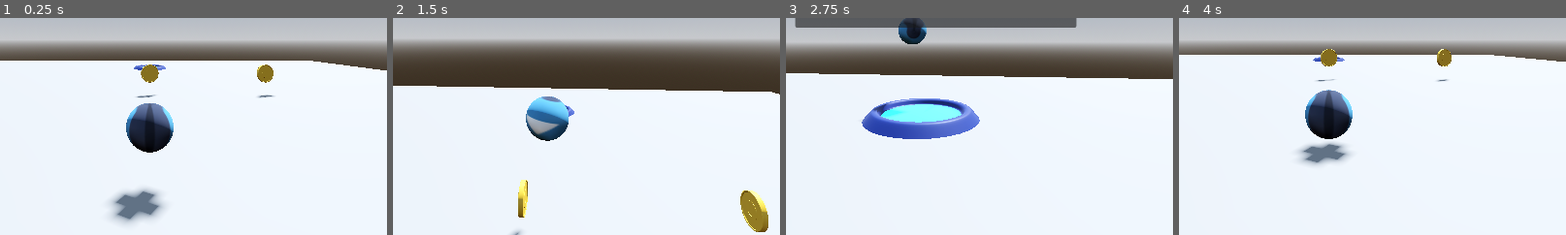
Above: before the commit, frames 1-4 (left to right).
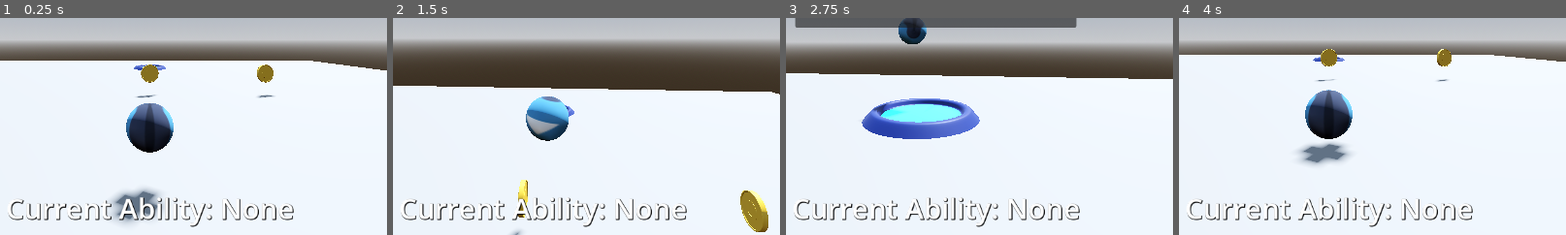
Above: after the commit, the same moments.

Repository: Shuntoon/Marble3D_Project_FIles
Game: Godot game, scene res://Levels/level_1.tscn
Two runs of this game, one before a commit and one after it. Both use one fixed random seed, a clock stepped at 60 frames per second and the inputs below. The engine's default icon, where the game draws it, is replaced by a stand-in: a white triangle on a blue panel in a dark square.
Inputs (mouse positions are % of the whole screen's width and height, from its top left):
- Up to frame 1 (0.25 s): no input
- Up to frame 2 (1.5 s): move the mouse to (55, 50) at 0.52 s; hold W (forward) from 0.53 s (still down); tap Space (jump) at 0.77 s; move the mouse to (45, 50) at 1.27 s
- Up to frame 3 (2.75 s): keep holding W (forward); tap Space (jump) at 1.52 s; move the mouse to (52, 48) at 2.02 s
- Up to frame 4 (4 s): release W (forward) at 2.75 s; click "Restart" at 2.75 s; click "Restart" at 3.5 s
The pictures show only the part of the screen within x 31-81%, y 45-95%; the shares and areas given below are measured in that part.

The runs differ from the first frame. In frame 1, 2.1% of the frame differs, in the area x 2-76%, y 82-97%; in frame 2, 1.8%; in frame 3, 1.8%; in frame 4, 1.8%.

Commit message:
Marble Tutorial 10

Diff:
--- a/GUI/PlayerHud/player_hud.tscn
+++ b/GUI/PlayerHud/player_hud.tscn
@@ -1,24 +1,49 @@
-[gd_scene load_steps=3 format=3 uid="uid://dsf3yjbqcr2hx"]
+[gd_scene load_steps=4 format=3 uid="uid://dsf3yjbqcr2hx"]
 
 [sub_resource type="GDScript" id="GDScript_jnn3s"]
 script/source = "extends Control
 class_name PlayerHUD
 
 @onready var coins_collected_label: Label = $CoinsCollectedLabel
+@onready var ability_collected_label: Label = $AbilityCollectedLabel
 
 var level_manager : LevelManager
+var player : Player
 
 func _ready() -> void:
 	level_manager = get_tree().get_first_node_in_group(\"level_manager\")
 	level_manager.connect(\"coin_collected\", _on_coin_collected)
 	coins_collected_label.text = \"Coins: %s/%s\" % [level_manager.coins_collected, level_manager.max_coins]
 
+	player = get_tree().get_first_node_in_group(\"player\")
+
 func _on_coin_collected() -> void:
 	coins_collected_label.text = \"Coins: %s/%s\" % [level_manager.coins_collected, level_manager.max_coins]
+
+func _process(delta: float) -> void:
+	update_current_ability_text()
+
+func update_current_ability_text() -> void:
+	var marble : Marble = player.marble
+
+	match marble.current_ability:
+		Marble.ABILITIES.NONE:
+			ability_collected_label.text = \"Current Ability: None\"
+
+		Marble.ABILITIES.SPRING:
+			ability_collected_label.text = \"Current Ability: Spring\"
+
+		Marble.ABILITIES.PROPELLER:
+			ability_collected_label.text = \"Current Ability: Propeller\"
 "
 
 [sub_resource type="LabelSettings" id="LabelSettings_ciapx"]
 font_size = 48
+shadow_size = 2
+shadow_color = Color(0, 0, 0, 0.917647)
+
+[sub_resource type="LabelSettings" id="LabelSettings_n3bf8"]
+font_size = 42
 shadow_size = 2
 shadow_color = Color(0, 0, 0, 0.917647)
 
@@ -40,3 +65,19 @@
 offset_bottom = 55.0
 text = "Coins: 1/5"
 label_settings = SubResource("LabelSettings_ciapx")
+
+[node name="AbilityCollectedLabel" type="Label" parent="."]
+layout_mode = 1
+anchors_preset = 7
+anchor_left = 0.5
+anchor_top = 1.0
+anchor_right = 0.5
+anchor_bottom = 1.0
+offset_left = -111.5
+offset_top = -102.0
+offset_right = 111.5
+offset_bottom = -32.0
+grow_horizontal = 2
+grow_vertical = 0
+text = "Current Ability: Spring"
+label_settings = SubResource("LabelSettings_n3bf8")
--- a/Levels/level_1.tscn
+++ b/Levels/level_1.tscn
@@ -8,6 +8,7 @@
 [ext_resource type="PackedScene" uid="uid://duv6tk13a156o" path="res://Objects/DeathArea/death_area.tscn" id="4_c7v82"]
 [ext_resource type="PackedScene" uid="uid://edx7hn7q6wh7" path="res://Objects/Checkpoint/checkpoint.tscn" id="5_smqo5"]
 [ext_resource type="PackedScene" uid="uid://ddku4y1uu4sjk" path="res://GUI/NotificationContainer/notification_container.tscn" id="7_lxb2m"]
+[ext_resource type="PackedScene" uid="uid://bb48dtjcpbkyc" path="res://Objects/AbilityCollectable/ability_collectable.tscn" id="7_qlnut"]
 [ext_resource type="PackedScene" uid="uid://dsf3yjbqcr2hx" path="res://GUI/PlayerHud/player_hud.tscn" id="9_mqhbe"]
 
 [sub_resource type="ProceduralSkyMaterial" id="ProceduralSkyMaterial_xm8n4"]
@@ -72,6 +73,11 @@
 [node name="Coin2" parent="Environment/Coins" instance=ExtResource("3_epqc5")]
 transform = Transform3D(1, 0, 0, 0, 1, 0, 0, 0, 1, 1.68257, 0.356581, -2.64162)
 
+[node name="Abilities" type="Node3D" parent="Environment"]
+
+[node name="AbilityCollectable" parent="Environment/Abilities" instance=ExtResource("7_qlnut")]
+transform = Transform3D(1, 0, 0, 0, 1, 0, 0, 0, 1, 2.87775, 0.457045, 0)
+
 [node name="CanvasLayer" type="CanvasLayer" parent="."]
 
 [node name="YouWinScreen" parent="CanvasLayer" instance=ExtResource("3_v8hvd")]
--- /dev/null
+++ b/Objects/AbilityCollectable/ability_collectable.gd
@@ -0,0 +1,25 @@
+extends Node3D
+class_name AbilityCollectable
+
+@onready var corkscrew: Node3D = $Corkscrew
+@onready var propeller: Node3D = $Propeller
+
+@export var ability : Marble.ABILITIES
+
+func _ready() -> void:
+	corkscrew.hide()
+	propeller.hide()
+
+	match ability:
+		Marble.ABILITIES.SPRING:
+			corkscrew.show()
+		Marble.ABILITIES.PROPELLER:
+			propeller.show()
+
+
+func _on_collection_area_body_entered(body: Node3D) -> void:
+	if body.owner.is_in_group("player"):
+		var player : Player = body.owner
+		player.ability_collected.emit(ability)
+
+		queue_free()
--- /dev/null
+++ b/Objects/AbilityCollectable/ability_collectable.tscn
@@ -0,0 +1,25 @@
+[gd_scene load_steps=5 format=3 uid="uid://bb48dtjcpbkyc"]
+
+[ext_resource type="Script" path="res://Objects/AbilityCollectable/ability_collectable.gd" id="1_aarx2"]
+[ext_resource type="PackedScene" uid="uid://dq4ynovkde34s" path="res://Art/Meshes/Corkscrew.glb" id="1_cx60n"]
+[ext_resource type="PackedScene" uid="uid://68cg7x6rlm1b" path="res://Art/Meshes/Propeller.glb" id="2_ar865"]
+
+[sub_resource type="SphereShape3D" id="SphereShape3D_g0env"]
+radius = 0.627443
+
+[node name="AbilityCollectable" type="Node3D"]
+script = ExtResource("1_aarx2")
+ability = 1
+
+[node name="Corkscrew" parent="." instance=ExtResource("1_cx60n")]
+
+[node name="Propeller" parent="." instance=ExtResource("2_ar865")]
+transform = Transform3D(0.365, 0, 0, 0, 0.365, 0, 0, 0, 0.365, 0.366616, 0, 0)
+
+[node name="CollectionArea" type="Area3D" parent="."]
+collision_mask = 2
+
+[node name="CollisionShape3D" type="CollisionShape3D" parent="CollectionArea"]
+shape = SubResource("SphereShape3D_g0env")
+
+[connection signal="body_entered" from="CollectionArea" to="." method="_on_collection_area_body_entered"]
--- a/Objects/Player/Marble.gd
+++ b/Objects/Player/Marble.gd
@@ -7,6 +7,14 @@
 @export var finish_deceleration : float = .25
 
 @onready var camera_3d = $"../CameraContainer/HRotation/VRotation/SpringArm3D/Camera3D"
+
+enum ABILITIES {
+	NONE,
+	SPRING,
+	PROPELLER
+}
+
+var current_ability : ABILITIES = ABILITIES.NONE
 
 var grounded = false
 var can_move = true
@@ -49,3 +57,8 @@
 
 func jump():
 	apply_central_impulse(Vector3.UP * jump_power)
+
+
+func _on_player_ability_collected(ability) -> void:
+	current_ability = ability
+	pass # Replace with function body.
--- a/Objects/Player/player.gd
+++ b/Objects/Player/player.gd
@@ -2,6 +2,7 @@
 class_name Player
 
 signal level_finished
+signal ability_collected(ability : Marble.ABILITIES)
 
 @onready var marble: RigidBody3D = $Marble
 @onready var camera: Node3D = $CameraContainer
--- a/Objects/Player/player.tscn
+++ b/Objects/Player/player.tscn
@@ -56,4 +56,5 @@
 transform = Transform3D(1, 0, 0, 0, 1, 0, 0, 0, 1, 0, 0, 1.48927)
 current = true
 
+[connection signal="ability_collected" from="." to="Marble" method="_on_player_ability_collected"]
 [connection signal="level_finished" from="." to="." method="_on_level_finished"]
Not shown: 1 places in Levels/level_1.tscn that only renumber resources
